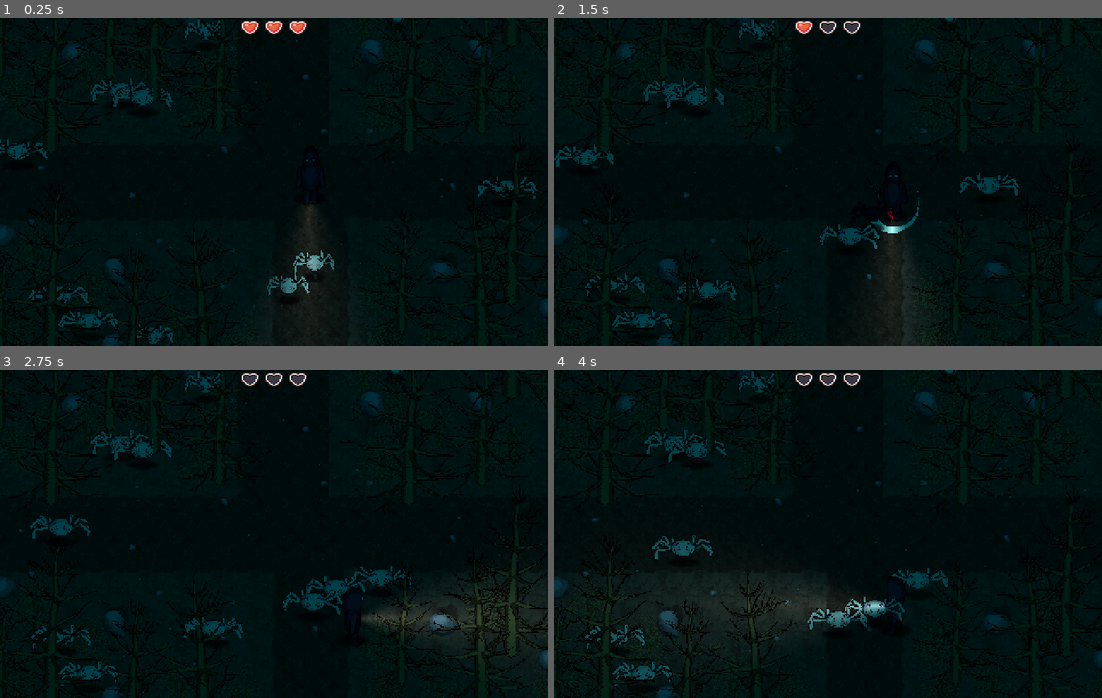
Above: before the commit, frames 1-4 (two rows, left to right).
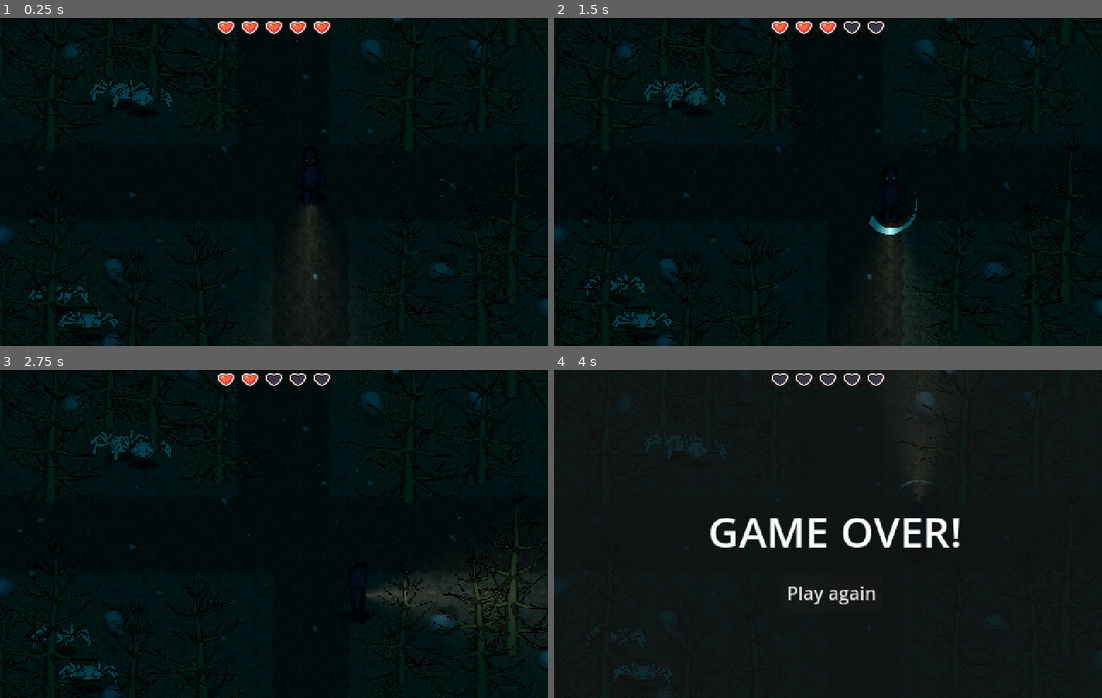
Above: after the commit, the same moments.

Repository: Schoji/horouge
Game: Godot game, scene res://Scenes/playground.tscn
Same seed, same stepped clock (60 frames per second), same inputs: the game is played once before the commit and once after it.
Inputs (mouse positions are in pixels of both pictures, inside the frame that each line leads up to):
- Up to frame 1 (0.25 s): no input
- Up to frame 2 (1.5 s): move the mouse to (948, 165) at 0.52 s; press the mouse at (948, 165) at 0.53 s; hold D (right) 0.53-1.28 s; move the mouse to (718, 198) at 1.27 s; release the mouse at (718, 198) at 1.28 s; hold S (down) from 1.28 s (still down); click (718, 198) at 1.35 s
- Up to frame 3 (2.75 s): move the mouse to (328, 461) at 2.02 s; release S (down) at 2.03 s; press the mouse at (328, 461) at 2.03 s; hold D (right) from 2.03 s (still down)
- Up to frame 4 (4 s): move the mouse to (800, 599) at 2.77 s; release D (right) at 2.78 s; release the mouse at (800, 599) at 2.78 s; hold W (up) 2.78-3.53 s; click (800, 599) at 2.85 s; move the mouse to (992, 583) at 3.52 s; press the mouse at (992, 583) at 3.53 s; hold A (left) from 3.53 s (still down)

The runs differ from the first frame. In frame 1, 1.4% of the frame differs, in the area x 0-99%, y 0-100%; in frame 2, 2.0%; in frame 3, 3.1%; in frame 4, 7.2%, in the area x 0-100%, y 0-100%.

Commit message:
Added game over screen

Diff:
--- a/Player/Player.tscn
+++ b/Player/Player.tscn
@@ -660,7 +660,6 @@
 
 [node name="HurtBox" parent="Interactions" instance=ExtResource("11_v0k0e")]
 position = Vector2(0, 35)
-collision_layer = 0
 collision_mask = 256
 monitoring = false
 
--- a/Player/Scripts/player.gd
+++ b/Player/Scripts/player.gd
@@ -2,8 +2,8 @@
 
 var isAttacked: bool = false
 var cardinal_direction: Vector2 = Vector2.DOWN
-@export var hp: int = 3
-@export var max_hp: int = 3
+@export var hp: int = 5
+@export var max_hp: int = 5
 const DIR_4 = [Vector2.RIGHT, Vector2.DOWN, Vector2.LEFT, Vector2.UP]
 var direction: Vector2 = Vector2.ZERO
 var mouseScreenPosition: String = "down"
@@ -35,6 +35,7 @@
 		UpdateAnimation("destroy")
 		await animation_player.animation_finished
 		print("You are dead!")
+		get_node("../GameOver").game_over()
 	else:
 		UpdateAnimation("stun")
 		await animation_player.animation_finished
--- /dev/null
+++ b/Scenes/game_over.gd
@@ -0,0 +1,13 @@
+extends CanvasLayer
+
+func _ready() -> void:
+	self.hide()
+
+func _on_button_pressed() -> void:
+	get_tree().paused = false
+	get_tree().reload_current_scene()
+
+func game_over():
+	get_tree().paused = true
+
+	self.show()
--- a/Scenes/playground.tscn
+++ b/Scenes/playground.tscn
@@ -1,15 +1,17 @@
-[gd_scene load_steps=18 format=3 uid="uid://06ga3gv10hlc"]
+[gd_scene load_steps=17 format=3 uid="uid://06ga3gv10hlc"]
 
 [ext_resource type="Script" uid="uid://csnr3jp0wbumi" path="res://world.gd" id="1_73bjl"]
 [ext_resource type="PackedScene" uid="uid://dpyjkn1nxm28c" path="res://Player/Player.tscn" id="1_uof5o"]
 [ext_resource type="PackedScene" uid="uid://cd746m0ut7ccs" path="res://ground_01.tscn" id="2_6xle2"]
+[ext_resource type="Script" uid="uid://bj1ex5krh56dn" path="res://Scenes/game_over.gd" id="2_xwjr1"]
+[ext_resource type="Script" uid="uid://nh0xsq3eryao" path="res://Scenes/retryButton.gd" id="3_gy3ny"]
 [ext_resource type="PackedScene" uid="uid://tbhp2nsl8sac" path="res://Enemy/Enemy.tscn" id="3_u4ce8"]
-[ext_resource type="PackedScene" uid="uid://mp0ljg6qhq20" path="res://rocks_01.tscn" id="4_qyfof"]
+[ext_resource type="PackedScene" path="res://rocks_01.tscn" id="4_qyfof"]
 [ext_resource type="Texture2D" uid="uid://b16myr5iybpyp" path="res://Tile Maps/Sprites/rock_palette.png" id="5_3e07v"]
 [ext_resource type="PackedScene" uid="uid://0dffncivpldo" path="res://trees_01.tscn" id="6_vl51c"]
-[ext_resource type="PackedScene" uid="uid://du7k88iuluxvg" path="res://rocks_02.tscn" id="7_opmy1"]
-[ext_resource type="PackedScene" uid="uid://biguajb1elu6e" path="res://bushes_01.tscn" id="8_m3lqc"]
-[ext_resource type="Script" uid="uid://b5o76e56yawr" path="res://Player/Scripts/rain.gd" id="8_wqftc"]
+[ext_resource type="PackedScene" path="res://rocks_02.tscn" id="7_opmy1"]
+[ext_resource type="PackedScene" path="res://bushes_01.tscn" id="8_m3lqc"]
+[ext_resource type="Script" path="res://Player/Scripts/rain.gd" id="8_wqftc"]
 [ext_resource type="Script" uid="uid://bktj70ccb7ure" path="res://GeneralNodes/Spawner.gd" id="9_m3lqc"]
 [ext_resource type="PackedScene" uid="uid://2fc4iucpxh5m" path="res://hearts_container.tscn" id="10_6hjy0"]
 
@@ -45,6 +47,32 @@
 [node name="Playground" type="Node2D"]
 y_sort_enabled = true
 script = ExtResource("1_73bjl")
+
+[node name="GameOver" type="CanvasLayer" parent="."]
+process_mode = 3
+script = ExtResource("2_xwjr1")
+
+[node name="Panel" type="Panel" parent="GameOver"]
+offset_right = 480.0
+offset_bottom = 290.0
+
+[node name="Label" type="Label" parent="GameOver"]
+offset_left = 135.0
+offset_top = 116.0
+offset_right = 357.0
+offset_bottom = 167.0
+theme_override_font_sizes/font_size = 37
+text = "GAME OVER!"
+horizontal_alignment = 1
+vertical_alignment = 1
+
+[node name="Button" type="Button" parent="GameOver"]
+offset_left = 200.0
+offset_top = 180.0
+offset_right = 287.0
+offset_bottom = 211.0
+text = "Play again"
+script = ExtResource("3_gy3ny")
 
 [node name="Player" parent="." instance=ExtResource("1_uof5o")]
 y_sort_enabled = true
@@ -103,6 +131,7 @@
 
 [node name="Spawner" type="Node2D" parent="."]
 script = ExtResource("9_m3lqc")
+num_monsters = 4
 
 [node name="CanvasLayer" type="CanvasLayer" parent="."]
 
@@ -114,3 +143,5 @@
 offset_right = 29.0
 offset_bottom = 16.0
 grow_horizontal = 2
+
+[connection signal="pressed" from="GameOver/Button" to="GameOver" method="_on_button_pressed"]
--- /dev/null
+++ b/Scenes/retryButton.gd
@@ -0,0 +1 @@
+extends Button
--- a/project.godot
+++ b/project.godot
@@ -19,8 +19,8 @@
 
 window/size/viewport_width=480
 window/size/viewport_height=288
-window/size/window_width_override=900
-window/size/window_height_override=600
+window/size/window_width_override=1920
+window/size/window_height_override=1080
 window/stretch/mode="viewport"
 
 [input]
Not shown, added: Scenes/game_over.gd.uid
Not shown, added: Scenes/retryButton.gd.uid
